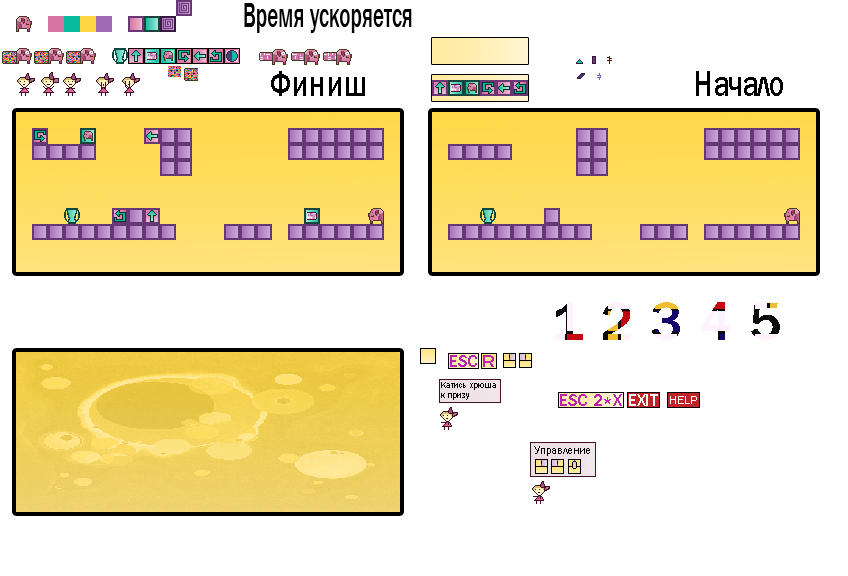
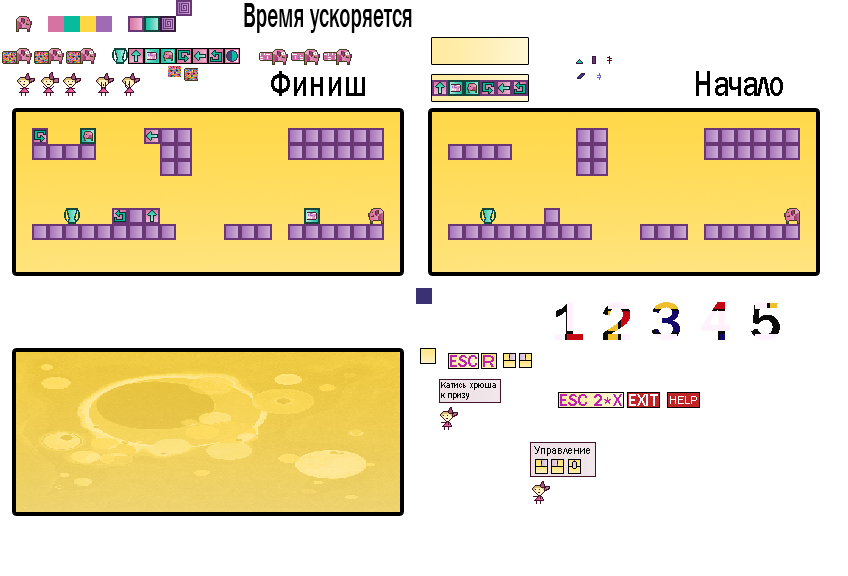
Two versions of the same layered image (848x576). Layer-by-layer changes:
added layer "Слой 15" above "Слой 14" over [416, 288, 432, 304]
